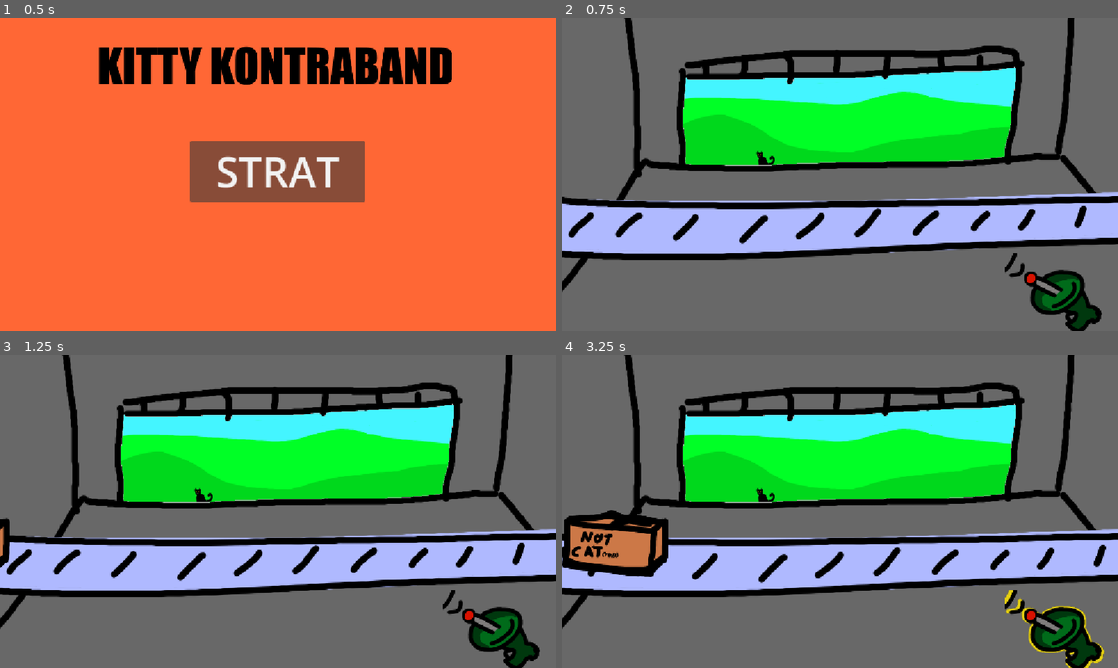
Above: before the commit, frames 1-4 (two rows, left to right).
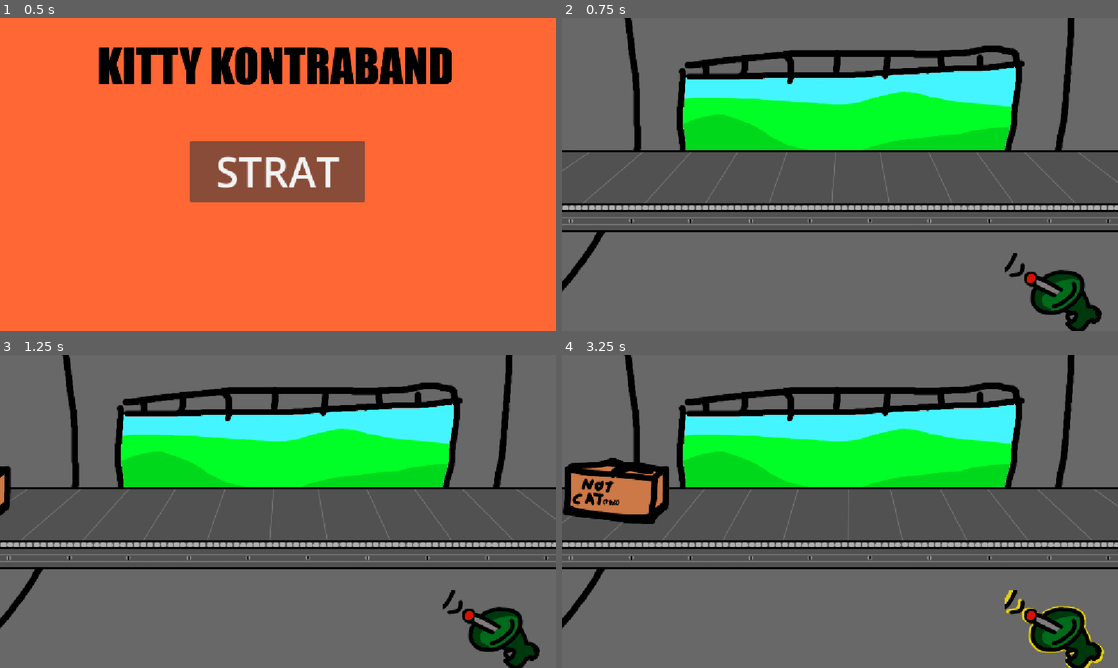
Above: after the commit, the same moments.

Repository: zwiebelkaramell/KITTY-KONTRABAND
Game: Godot game, scene res://Assets/Scenes/Startup.tscn
The game is run twice, just before and just after one commit, with the same random seed, the same clock (stepped at 60 frames per second) and the same inputs.
Inputs (mouse positions are in pixels of both pictures, inside the frame that each line leads up to):
- Up to frame 1 (0.5 s): no input
- Up to frame 2 (0.75 s): click "STRAT" at 0.5 s
- Up to frame 3 (1.25 s): no input
- Up to frame 4 (3.25 s): click (1062, 627) at 1.25 s; click (1062, 627) at 2 s; click (1062, 627) at 2.75 s

Frame 1 is identical in both runs. In frame 2, 22% of the frame differs, in the area x 0-100%, y 42-78%; in frame 3, 22%; in frame 4, 25%, in the area x 0-100%, y 32-78%.

Commit message:
Cats, conveyors

Diff:
--- a/Assets/Scenes/Instances/xray.tscn
+++ b/Assets/Scenes/Instances/xray.tscn
@@ -2,6 +2,10 @@
 
 [ext_resource type="Texture2D" uid="uid://duw1rmy747f1b" path="res://Assets/Art/temp_xray.png" id="1_qfxcs"]
 [ext_resource type="Script" uid="uid://bjctwub7km45v" path="res://Assets/Scripts/xray.gd" id="2_dvl6v"]
+[ext_resource type="Shader" uid="uid://bwlus5j4oirnk" path="res://Assets/shaders/Xray.gdshader" id="3_8bpiw"]
+
+[sub_resource type="ShaderMaterial" id="ShaderMaterial_f5dhn"]
+shader = ExtResource("3_8bpiw")
 
 [node name="Xray" type="Sprite2D" unique_id=955979165]
 texture = ExtResource("1_qfxcs")
@@ -9,4 +13,5 @@
 script = ExtResource("2_dvl6v")
 
 [node name="Contents" type="Sprite2D" parent="." unique_id=69195861]
+material = SubResource("ShaderMaterial_f5dhn")
 centered = false
--- a/Assets/Scenes/Main.tscn
+++ b/Assets/Scenes/Main.tscn
@@ -2,26 +2,44 @@
 
 [ext_resource type="Texture2D" uid="uid://bl4ssqqtcl3ti" path="res://Assets/Art/temp_bg.png" id="1_2qpql"]
 [ext_resource type="Script" uid="uid://dulvb0mdu4vxy" path="res://Assets/Scripts/main.gd" id="1_gjahs"]
-[ext_resource type="Texture2D" uid="uid://cinligdlf7muv" path="res://Assets/Art/Conveyer/temp_conveyor_1.png" id="2_gjahs"]
-[ext_resource type="Texture2D" uid="uid://bmnyk8qtsoxg4" path="res://Assets/Art/Conveyer/temp_conveyor_2.png" id="3_g2icf"]
-[ext_resource type="Texture2D" uid="uid://pjxh5kuym1lq" path="res://Assets/Art/Conveyer/temp_conveyor_3.png" id="4_8bicx"]
+[ext_resource type="Texture2D" uid="uid://btgxhjjrfdpek" path="res://Assets/Art/Conveyer/the fancier conveyer belt/conveyorlines1.png" id="3_6pypa"]
+[ext_resource type="Texture2D" uid="uid://cge5ojoltukno" path="res://Assets/Art/Conveyer/the fancier conveyer belt/conveyorlines2.png" id="4_s4ycj"]
+[ext_resource type="Texture2D" uid="uid://bs6d4aspypydi" path="res://Assets/Art/Conveyer/the fancier conveyer belt/conveyorlines3.png" id="5_7n1ip"]
+[ext_resource type="Texture2D" uid="uid://gu4bqq465luy" path="res://Assets/Art/Conveyer/the fancier conveyer belt/ball1conveyor.png" id="6_0i17j"]
 [ext_resource type="Texture2D" uid="uid://bhnjgjrybhiu6" path="res://Assets/Art/temp_x-ray.png" id="6_8bicx"]
 [ext_resource type="Script" uid="uid://bjx0sru22ru6m" path="res://Assets/Scripts/boxes.gd" id="6_xycqk"]
 [ext_resource type="Texture2D" uid="uid://bb8q7dv5bv1rk" path="res://Assets/Art/temp_x-ray_hover.png" id="7_fxu2d"]
+[ext_resource type="Texture2D" uid="uid://cqfo3h57ir44y" path="res://Assets/Art/Conveyer/the fancier conveyer belt/ball2conveyor.png" id="7_muljk"]
+[ext_resource type="Texture2D" uid="uid://bx47rekltlkg6" path="res://Assets/Art/Conveyer/the fancier conveyer belt/outline.png" id="8_22soc"]
 [ext_resource type="Shader" uid="uid://club3wbfcr74c" path="res://Assets/Shaders/Box.gdshader" id="8_obb38"]
 [ext_resource type="Texture2D" uid="uid://bn68esbtc7x3d" path="res://Assets/Art/mask.png" id="9_6pypa"]
+[ext_resource type="Texture2D" uid="uid://prkkwduhbcww" path="res://Assets/Art/Conveyer/the fancier conveyer belt/flatheadbolts.png" id="9_xxxt7"]
 
 [sub_resource type="SpriteFrames" id="SpriteFrames_c0ktc"]
 animations = [{
 "frames": [{
 "duration": 1.0,
-"texture": ExtResource("2_gjahs")
+"texture": ExtResource("3_6pypa")
 }, {
 "duration": 1.0,
-"texture": ExtResource("3_g2icf")
+"texture": ExtResource("4_s4ycj")
 }, {
 "duration": 1.0,
-"texture": ExtResource("4_8bicx")
+"texture": ExtResource("5_7n1ip")
+}],
+"loop": 1,
+"name": &"default",
+"speed": 5.0
+}]
+
+[sub_resource type="SpriteFrames" id="SpriteFrames_dbps7"]
+animations = [{
+"frames": [{
+"duration": 1.0,
+"texture": ExtResource("6_0i17j")
+}, {
+"duration": 1.0,
+"texture": ExtResource("7_muljk")
 }],
 "loop": 1,
 "name": &"default",
@@ -40,6 +58,20 @@
 
 [node name="Conveyor" type="AnimatedSprite2D" parent="." unique_id=214091721]
 sprite_frames = SubResource("SpriteFrames_c0ktc")
+autoplay = "default"
+centered = false
+
+[node name="rollers" type="AnimatedSprite2D" parent="Conveyor" unique_id=1376392100]
+sprite_frames = SubResource("SpriteFrames_dbps7")
+autoplay = "default"
+centered = false
+
+[node name="linework" type="Sprite2D" parent="Conveyor/rollers" unique_id=1263470093]
+texture = ExtResource("8_22soc")
+centered = false
+
+[node name="bolts" type="Sprite2D" parent="Conveyor/rollers/linework" unique_id=1726638943]
+texture = ExtResource("9_xxxt7")
 centered = false
 
 [node name="Boxes" type="Node2D" parent="." unique_id=909054982]
@@ -56,7 +88,7 @@
 texture = ExtResource("9_6pypa")
 
 [node name="Marker_Spawn" type="Marker2D" parent="." unique_id=223404620]
-position = Vector2(-270, 307)
+position = Vector2(-268, 198)
 
 [node name="UI" type="Control" parent="." unique_id=672588875]
 layout_mode = 3
--- a/Assets/Scripts/Object scripts/ObjectList.gd
+++ b/Assets/Scripts/Object scripts/ObjectList.gd
@@ -10,7 +10,7 @@
 	return c
 
 @export var non_cat = [
-	add_data(false, 0, "res://Assets/Art/temp_xray.png")
+	add_data(false, 0, "res://Assets/Art/temp_empty.png")
 ]
 
 @export var cat = [
--- a/Assets/Scripts/main.gd
+++ b/Assets/Scripts/main.gd
@@ -18,7 +18,6 @@
 	pass
 
 func _ready() -> void:
-	$Conveyor.play()
 	day_start()
 	do_box()
 	$Sound/BGM.play()
@@ -43,7 +42,11 @@
 	for n in range(0, package_num):
 		var x = randi_range(0, (len(obj_list.non_cat)-1)) #randi_range is inclusive for some reason
 		G.PKGList.append(obj_list.non_cat[x])
-		pass
+	for n in range(0, G.CatNum):
+		var x = randi_range(0, len(G.PKGList)-1)
+		var y = randi_range(0, (len(obj_list.cat)-1))
+		G.PKGList[x] = obj_list.cat[y]
+		print("CAT ACTIVATED")
 	pass
 
 func sound_update():
--- /dev/null
+++ b/Assets/Shaders/Xray.gdshader
@@ -0,0 +1,12 @@
+shader_type canvas_item;
+
+void fragment() {
+	vec4 color = texture(TEXTURE, UV);
+	color.rgb = vec3(0,0,0);
+	COLOR = color;
+}
+
+//void light() {
+//	// Called for every pixel for every light affecting the CanvasItem.
+//	// Uncomment to replace the default light processing function with this one.
+//}
Not shown, added: Assets/Art/tables/dirty ass item table.png.import
Binary file added: Assets/Art/temp_empty.png
Not shown, added: Assets/Art/temp_empty.png.import
Not shown, added: Assets/Audio/bg_60hz_hum_loop.ogg.import
Not shown, added: Assets/Audio/cat_deposit_1.ogg.import
Not shown, added: Assets/Audio/cat_deposit_2.ogg.import
Not shown, added: Assets/Audio/cat_deposit_3.ogg.import
Not shown, added: Assets/Audio/cat_deposit_4.ogg.import
Not shown, added: Assets/Audio/cat_purr_1_loop.ogg.import
Not shown, added: Assets/Audio/cat_purr_1_loop_muffled.ogg.import
Not shown, added: Assets/Audio/cat_purr_2_loop.ogg.import
Not shown, added: Assets/Audio/cat_purr_2_loop_muffled.ogg.import
(and 4 more such lines)
